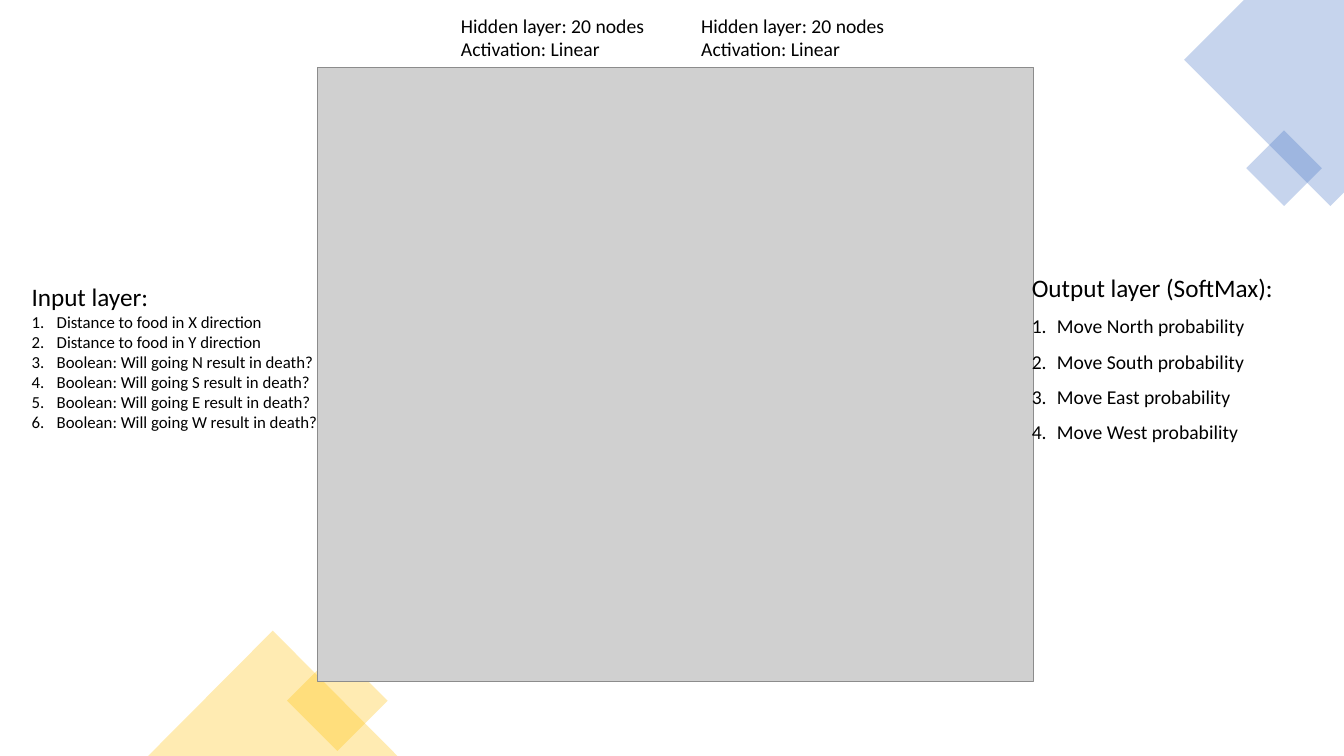
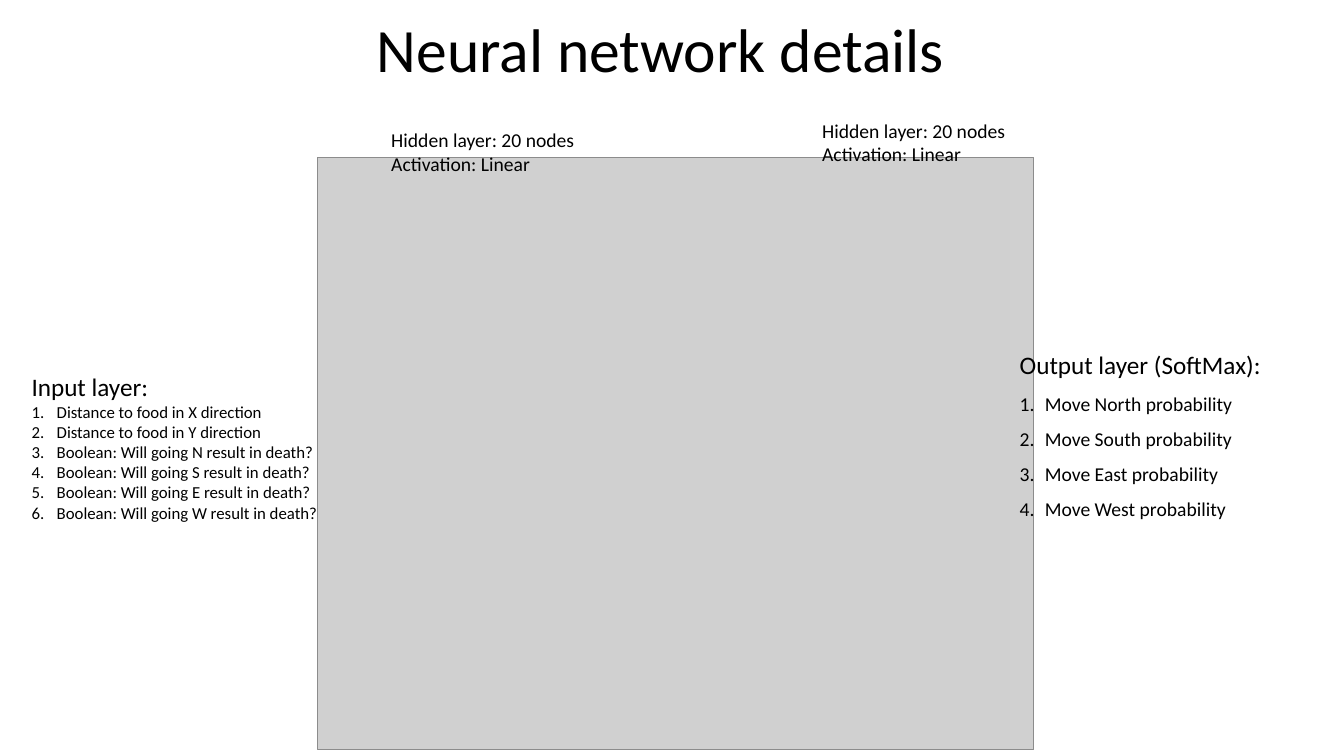
Before and after one commit to ZachBowyer/SnakeAI, a slide deck: slide 5 of Presentation.pptx (slide 1 before the commit). Drawn at 1344x756 pixels with LibreOffice and Linux fonts; fonts in the diff are those of the drawing; grey boxes stand for pictures. Boxes give left, top, right and bottom in pixels: in the first picture for what was removed or moved away, otherwise in the second. Text is boxed around its words. In the diff, an @@ line names an element or a change of style, - is before the commit and + after.

```diff
--- a/Presentation.pptx
+++ b/Presentation.pptx
@@ title added at bbox=[377, 29, 944, 73], 44 pt, text #000000 @@
+Neural network details
@@ freeform shape removed at bbox=[1185, 0, 1344, 206] @@
@@ text "Hidden layer: 20 nodes": place and size @@
-text "Hidden layer: 20 nodes" at bbox=[701, 19, 884, 56]
+text "Hidden layer: 20 nodes" at bbox=[822, 124, 1005, 161]
@@ text "Hidden layer: 20 nodes": place and size @@
-text "Hidden layer: 20 nodes" at bbox=[461, 19, 644, 56]
+text "Hidden layer: 20 nodes" at bbox=[391, 133, 574, 171]
@@ rectangle removed at bbox=[1246, 130, 1322, 206] @@
@@ picture: place and size @@
-picture at bbox=[318, 68, 1034, 682]
+picture at bbox=[318, 157, 1034, 750]
@@ text "Output layer (SoftMax):": place and size @@
-text "Output layer (SoftMax):" at bbox=[1032, 276, 1273, 442]
+text "Output layer (SoftMax):" at bbox=[1020, 354, 1261, 519]
@@ text "Input layer:": place and size @@
-text "Input layer:" at bbox=[32, 288, 317, 431]
+text "Input layer:" at bbox=[32, 378, 317, 522]
@@ triangle removed at bbox=[148, 631, 397, 756] @@
@@ rectangle removed at bbox=[287, 651, 388, 752] @@
```
Also in this commit, not shown: 7 slides added, 1 slide removed, 1 other file.
